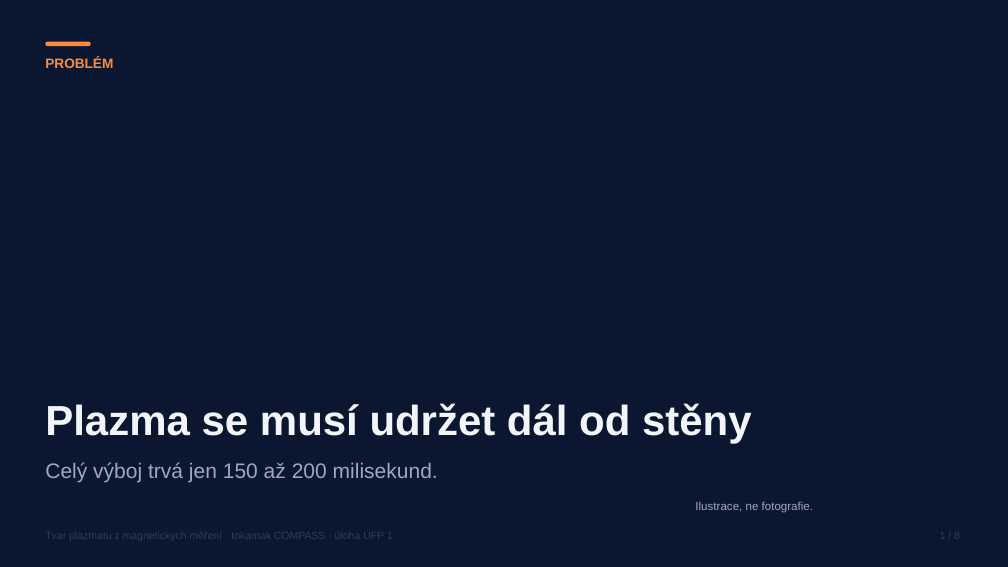
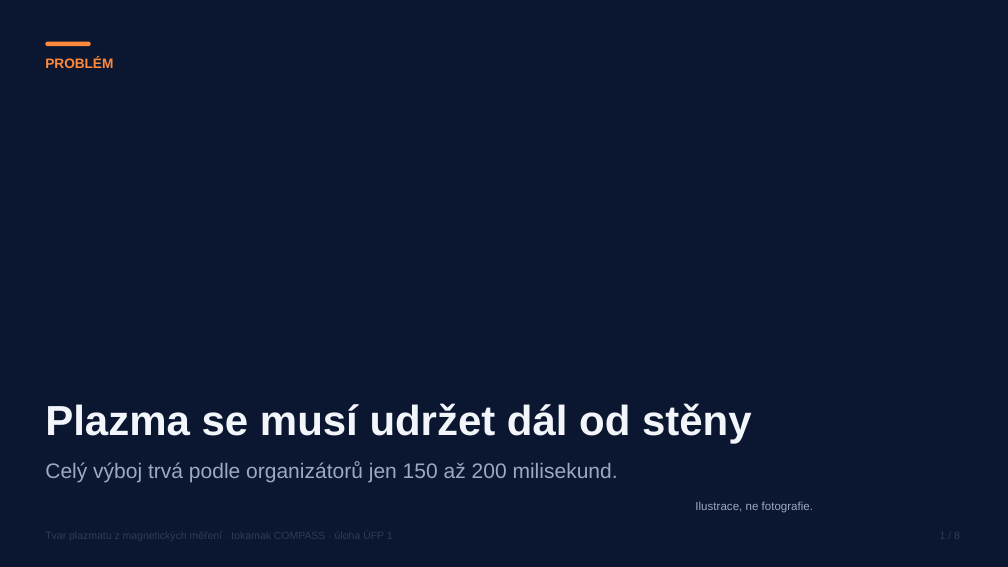
Before and after one commit to mschiller890/hackathon, a slide deck: slide 1 of presentation/deck/slides.pptx. Drawn at 1008x567 pixels with LibreOffice and Linux fonts; fonts in the diff are those of the drawing; background and template pictures are left out. Boxes give left, top, right and bottom in pixels: in the first picture for what was removed or moved away, otherwise in the second. Text is boxed around its words. In the diff, an @@ line names an element or a change of style, - is before the commit and + after.

```diff
--- a/presentation/deck/slides.pptx
+++ b/presentation/deck/slides.pptx
@@ text at bbox=[45, 461, 618, 482]: text changed @@
-Celý výboj trvá jen 150 až 200 milisekund.
+Celý výboj trvá podle organizátorů jen 150 až 200 milisekund.
```
Also in this commit, not shown: 4 other slides changed, 1 slide added, 1 other file.
